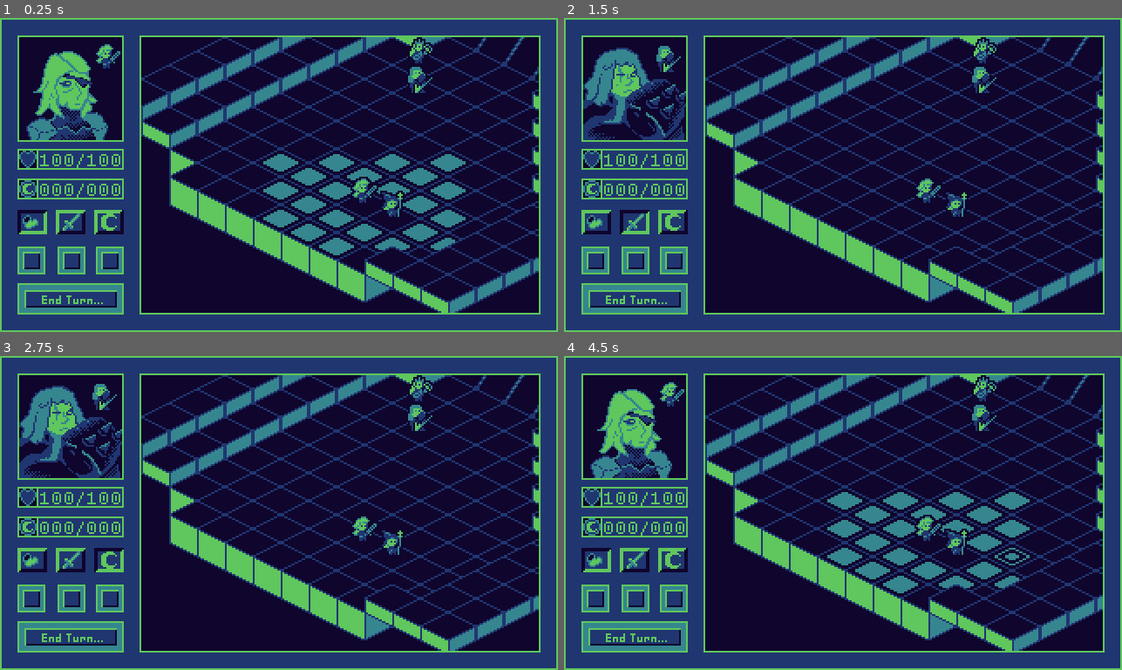
Above: before the commit, frames 1-4 (two rows, left to right).
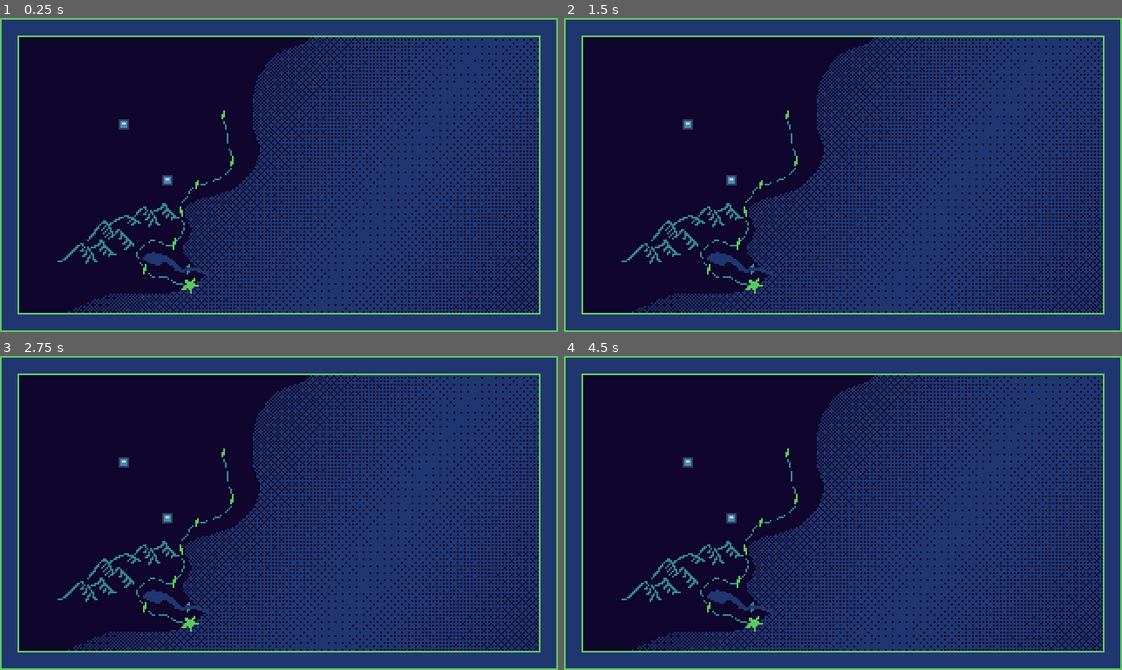
Above: after the commit, the same moments.

Repository: NoahLPoteat/CapstoneProject
Game: Godot game, scene res://src/gameplay/prototypes/game_prototype.tscn
The game is run twice, just before and just after one commit, with the same random seed, the same clock (stepped at 60 frames per second) and the same inputs. The engine's default icon, where the game draws it, is replaced by a stand-in: a white triangle on a blue panel in a dark square.
Inputs (mouse positions are in pixels of both pictures, inside the frame that each line leads up to):
- Up to frame 1 (0.25 s): no input
- Up to frame 2 (1.5 s): tap Enter at 0.5 s; move the mouse to (597, 222) at 0.52 s; click (597, 222) at 0.67 s; tap Space (debug_turn_skip) at 1.25 s; move the mouse to (636, 222) at 1.27 s; click (636, 222) at 1.42 s
- Up to frame 3 (2.75 s): tap Enter at 2 s; move the mouse to (111, 560) at 2.02 s; click (111, 560) at 2.17 s
- Up to frame 4 (4.5 s): tap Space (debug_turn_skip) at 2.75, 4.25 s; move the mouse to (636, 635) at 2.77 s; click (636, 635) at 2.92 s; tap Enter at 3.5 s; move the mouse to (1010, 560) at 3.52 s; click (1010, 560) at 3.67 s; move the mouse to (675, 465) at 4.27 s; click (675, 465) at 4.42 s

The runs differ from the first frame. In frame 1, 57% of the frame differs, in the area x 3-97%, y 5-95%; in frame 2, 56%; in frame 3, 56%; in frame 4, 57%.

Commit message:
Small Push
For Data  Transfer to Laptop

Diff:
--- a/Project/src/gameplay/prototypes/end_turn.gd
+++ b/Project/src/gameplay/prototypes/end_turn.gd
@@ -9,10 +9,10 @@
 	if event is InputEventMouseButton:
 		if not pressed:
 			end_up.visible = false
-			end_turn_button_pressed.emit()
 			pressed = true
 		else:
 			end_up.visible = true
+			end_turn_button_pressed.emit()
 			pressed = false
 
 
--- a/Project/src/gameplay/prototypes/game_prototype.tscn
+++ b/Project/src/gameplay/prototypes/game_prototype.tscn
@@ -65,6 +65,7 @@
 script = ExtResource("1_4dq4k")
 
 [node name="BattleScreenController" type="Control" parent="Game"]
+visible = false
 layout_mode = 1
 anchors_preset = 15
 anchor_right = 1.0
@@ -103,7 +104,7 @@
 handle_input_locally = false
 canvas_item_default_texture_filter = 0
 size = Vector2i(228, 158)
-render_target_update_mode = 4
+render_target_update_mode = 0
 
 [node name="BattleMapController" parent="Game/BattleScreenController/SubViewportContainer/SubViewport" instance=ExtResource("2_yhlpg")]
 
@@ -319,7 +320,6 @@
 shape = SubResource("RectangleShape2D_h14kp")
 
 [node name="WorldMapController" type="Control" parent="Game"]
-visible = false
 layout_mode = 1
 anchors_preset = 15
 anchor_right = 1.0
